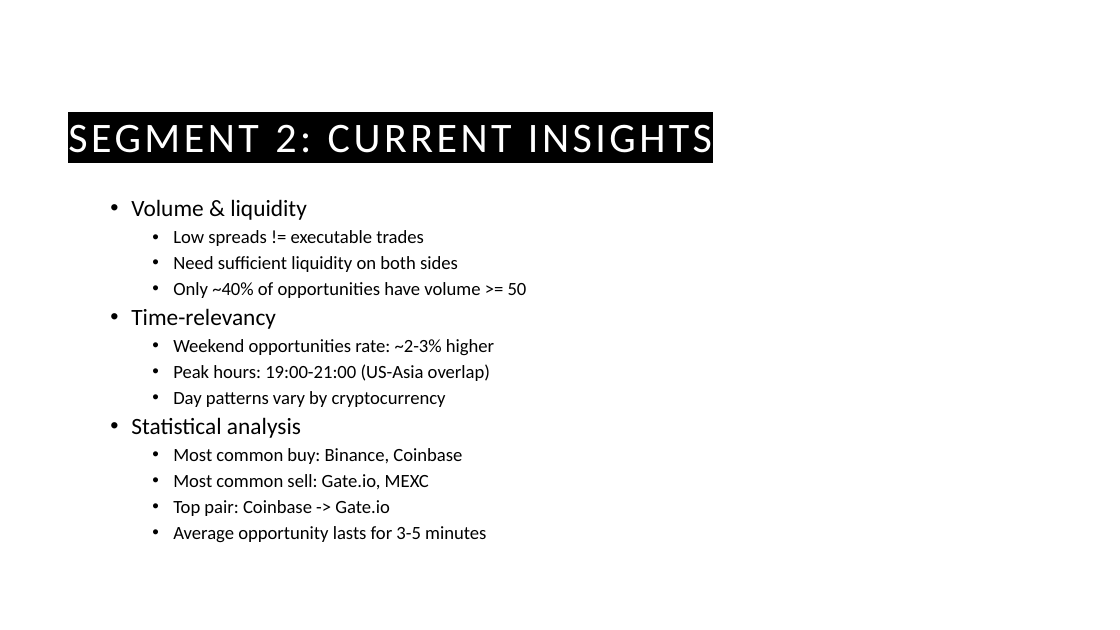
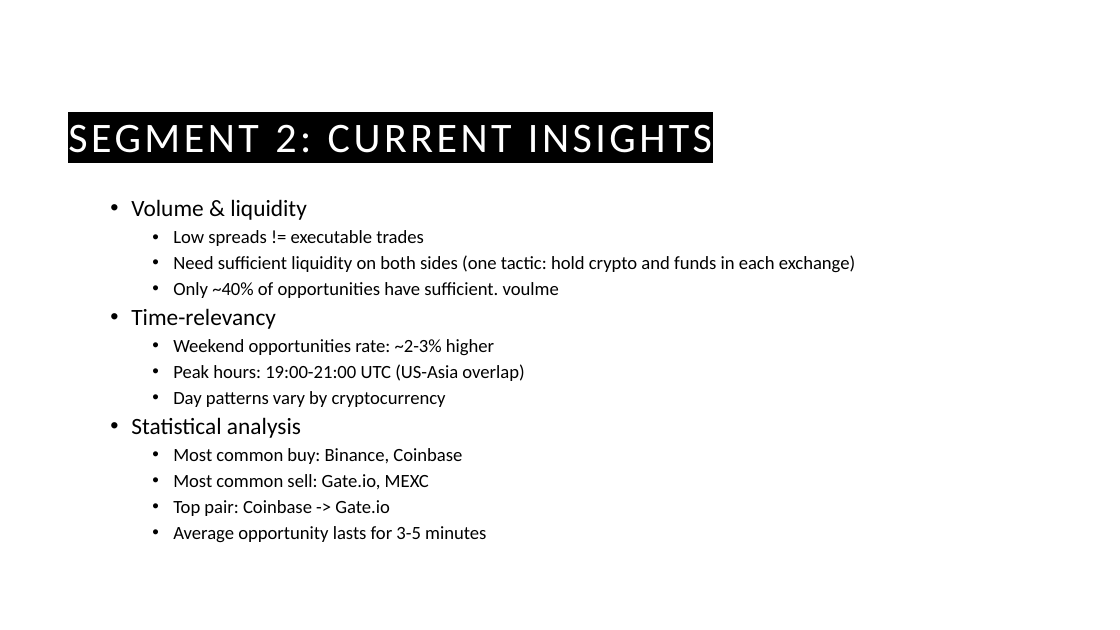
Before and after one commit to guyHarem/TAU_DS_Project, a slide deck: slide 13 of Presentations/Cryto Arbitrage P2.pptx (slide 11 before the commit). Drawn at 1120x630 pixels with LibreOffice and Linux fonts; fonts in the diff are those of the drawing; background and template pictures are left out. Boxes give left, top, right and bottom in pixels: in the first picture for what was removed or moved away, otherwise in the second. Text is boxed around its words. In the diff, an @@ line names an element or a change of style, - is before the commit and + after.

```diff
--- a/Presentations/Cryto Arbitrage P2.pptx
+++ b/Presentations/Cryto Arbitrage P2.pptx
@@ text at box(173, 255, 855, 298): text changed @@
-    • Need sufficient liquidity on both sides
-    • Only ~40% of opportunities have volume >= 50
+    • Need sufficient liquidity on both sides (one tactic: hold crypto and funds in each exchange)
+    • Only ~40% of opportunities have sufficient. voulme
@@ text at box(173, 364, 524, 381): text changed @@
-    • Peak hours: 19:00-21:00 (US-Asia overlap)
+    • Peak hours: 19:00-21:00 UTC (US-Asia overlap)
```
Also in this commit, not shown: 6 other slides changed, 3 slides added, 1 other file.
